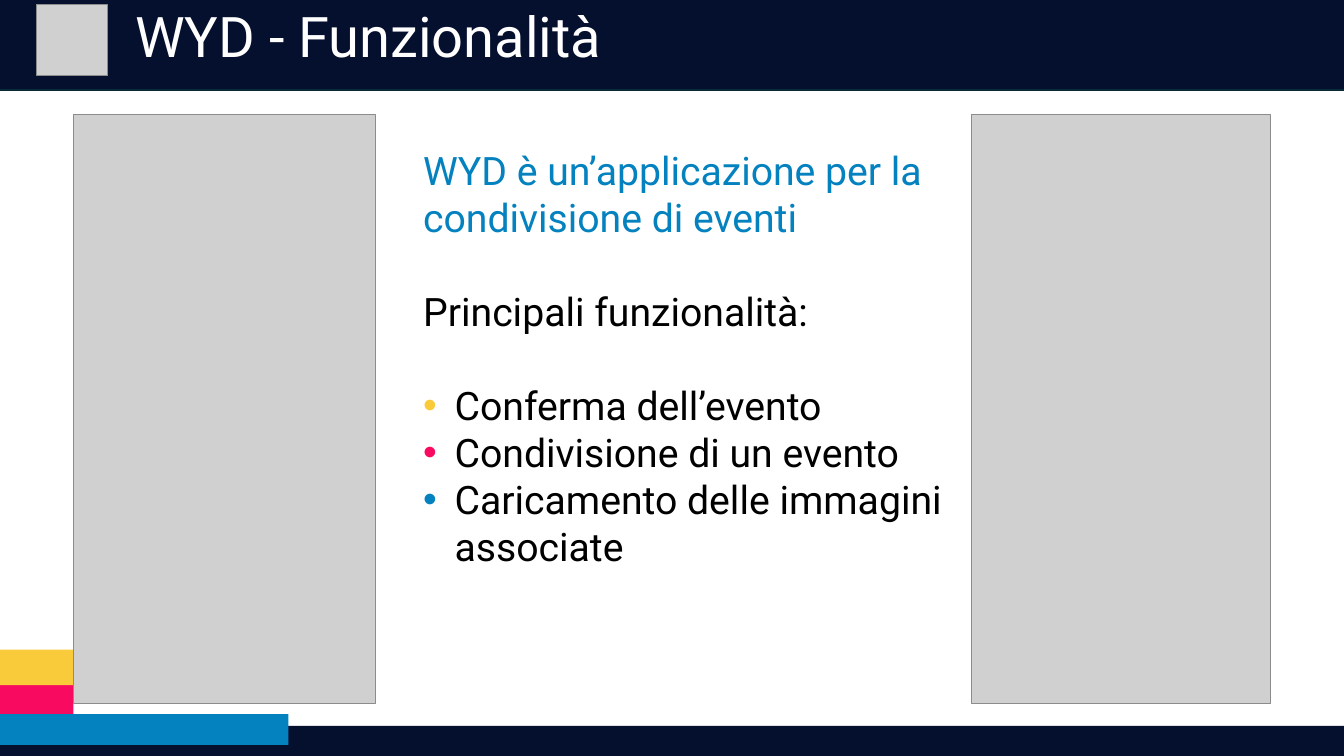
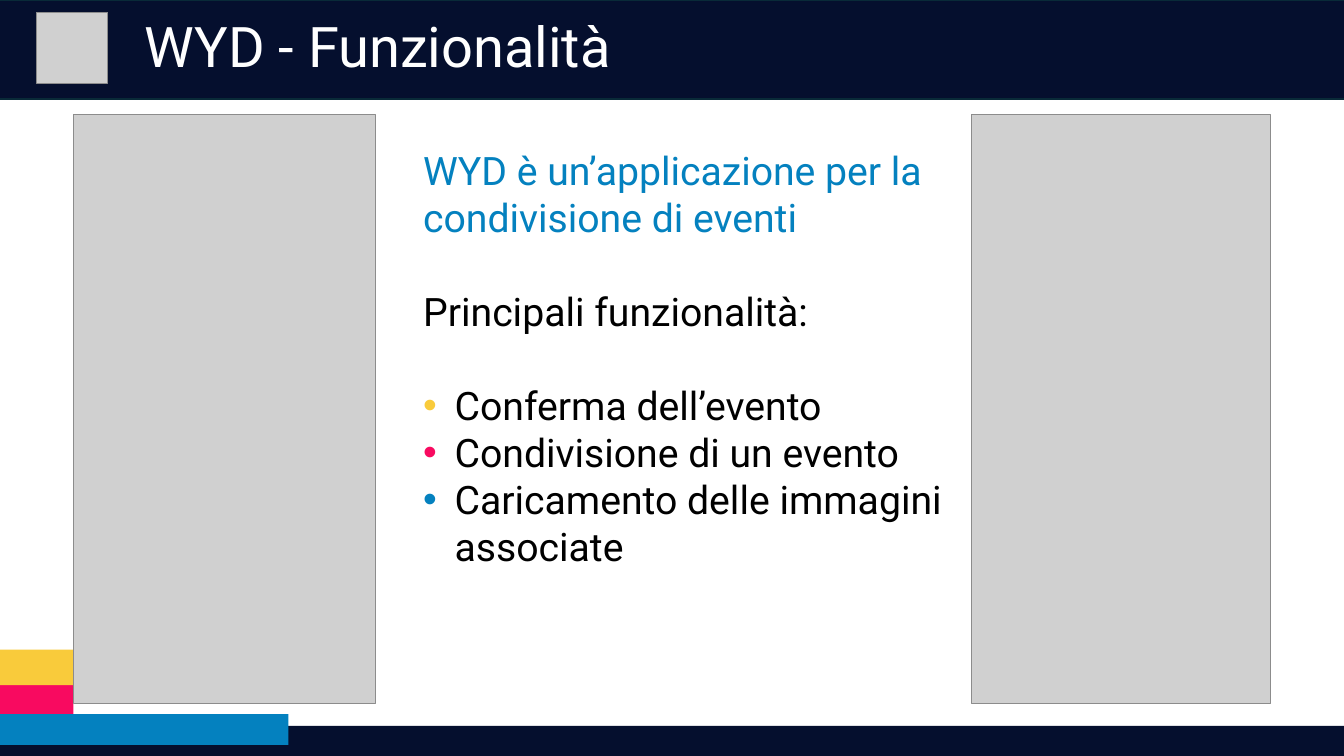
Before and after one commit to RedDuality/Tesi, a slide deck: slide 3 of Presentazione.pptx. Drawn at 1344x756 pixels with LibreOffice and Linux fonts; fonts in the diff are those of the drawing; grey boxes stand for pictures; background and template pictures are left out. Boxes give left, top, right and bottom in pixels: in the first picture for what was removed or moved away, otherwise in the second. Text is boxed around its words. In the diff, an @@ line names an element or a change of style, - is before the commit and + after.

```diff
--- a/Presentazione.pptx
+++ b/Presentazione.pptx
@@ background picture (left out) to #FFFFFF @@
@@ rectangle: place and size @@
-rectangle at box(0, 0, 1344, 91)
+rectangle at box(0, 0, 1344, 100)
@@ rectangle removed at box(0, 0, 1344, 756) @@
@@ picture: place and size @@
-picture at box(36, 5, 108, 76)
+picture at box(36, 12, 108, 83)
@@ title "WYD - Funzionalità": place and size @@
-title "WYD - Funzionalità" at box(135, 15, 601, 58)
+title "WYD - Funzionalità" at box(145, 25, 610, 68)
```
Also in this commit, not shown: 16 other slides changed, 8 other files.
